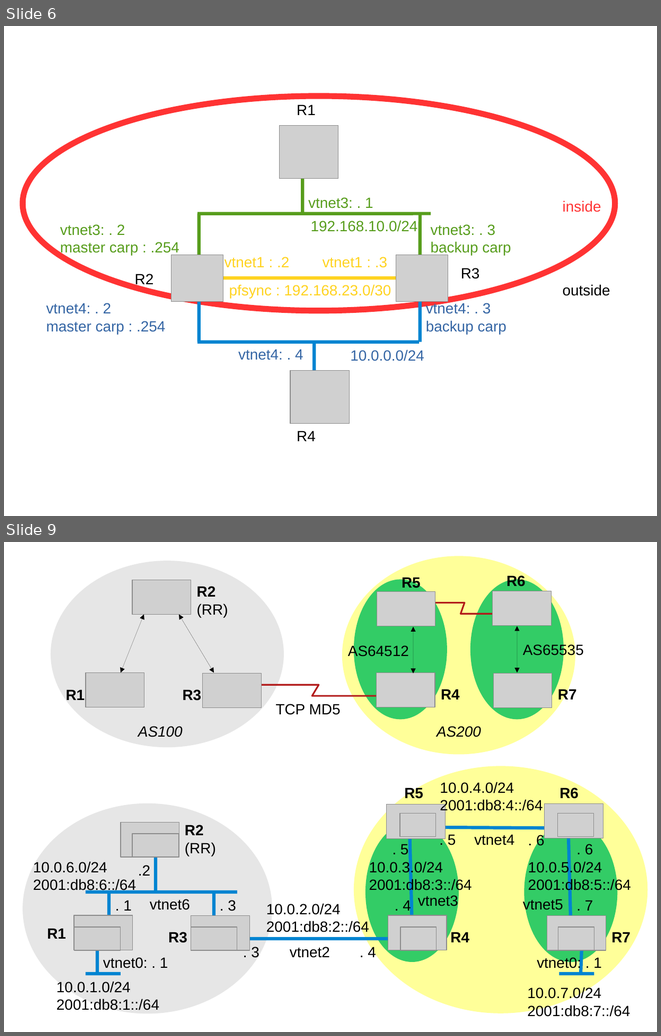
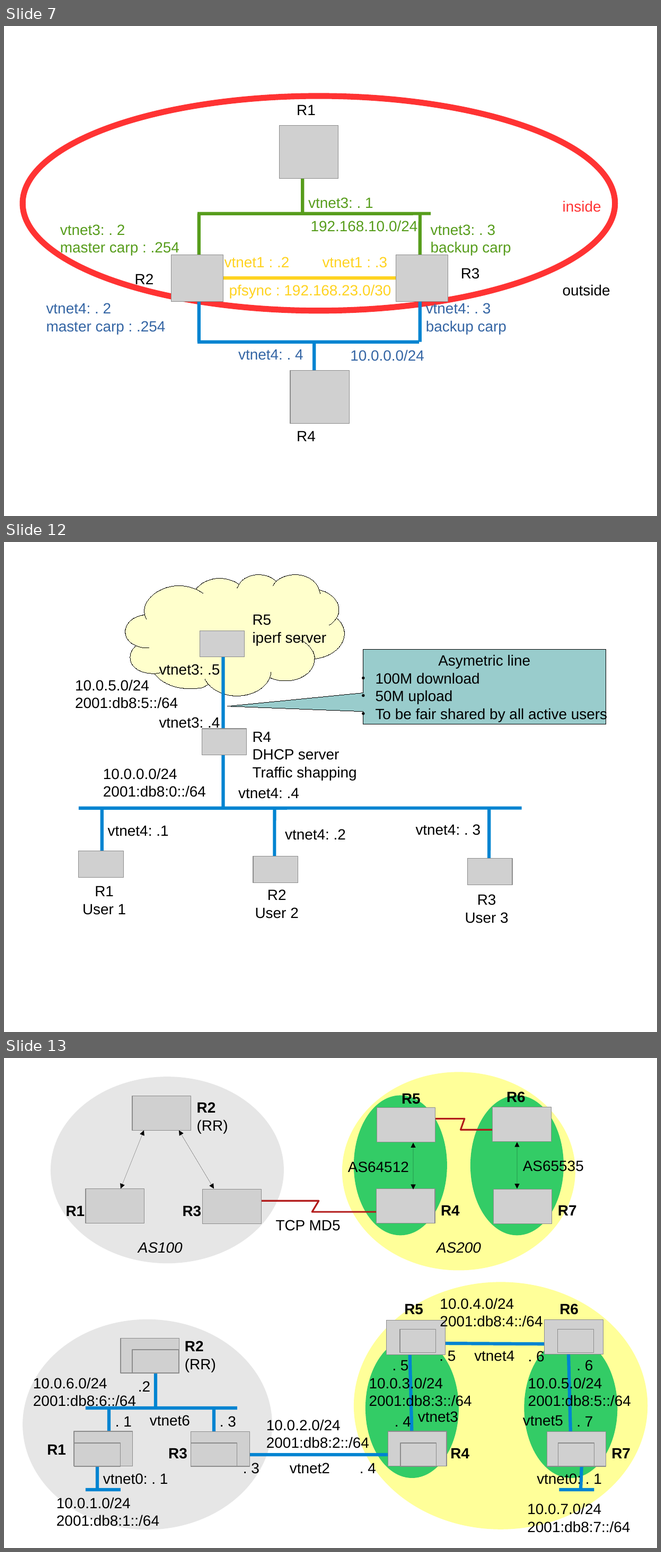
Before and after one commit to ocochard/BSDRP, a slide deck: docs/labs.examples.odp. Shown one above the other, each under a label of ours: slides 6 and 9 before the commit, slides 7, 12 and 13 after it; the slides between them are not shown. The pictures are 661x1036 and 661x1552 pixels, drawn with LibreOffice and Linux fonts; fonts in the diff are those of the drawing; grey boxes stand for pictures. Boxes give left, top, right and bottom in pixels: in the first picture for what was removed or moved away, otherwise in the second. Text is boxed around its words. In the diff, an @@ line names an element or a change of style, - is before the commit and + after.

```diff
--- a/docs/labs.examples.odp
+++ b/docs/labs.examples.odp
@@ slide 12 added at bbox=[4, 542, 657, 1032], background #FFFFFF @@
@@ freeform shape added at bbox=[125, 574, 345, 696], fill #FFFFCC, outline #000000 0 pt @@
@@ text added at bbox=[253, 614, 327, 645], 18 pt, text #000000 @@
+R5
+iperf server
@@ picture added at bbox=[200, 631, 245, 657] @@
@@ line added from (223, 808) to (223, 644), #0084D1 4 pt @@
@@ speech box added at bbox=[363, 649, 606, 724], fill #99CCCC, outline #000000 0 pt, 18 pt, text #000000 @@
+Asymetric line
+● 100M download
+● 50M upload
+● To be fair shared by all active users
@@ text added at bbox=[159, 664, 220, 675], 18 pt, text #000000 @@
+vtnet3: .5
@@ text added at bbox=[75, 679, 178, 708], 18 pt, text #000000 @@
+10.0.5.0/24
+2001:db8:5::/64
@@ text added at bbox=[159, 717, 220, 730], 18 pt, text #000000 @@
+vtnet3: .4
@@ picture added at bbox=[202, 729, 247, 755] @@
@@ text added at bbox=[253, 731, 356, 780], 18 pt, text #000000 @@
+R4
+DHCP server
+Traffic shapping
@@ text added at bbox=[103, 768, 206, 797], 18 pt, text #000000 @@
+10.0.0.0/24
+2001:db8:0::/64
@@ text added at bbox=[238, 787, 299, 799], 18 pt, text #000000 @@
+vtnet4: .4
@@ line added from (522, 808) to (79, 808), #0084D1 4 pt @@
@@ line added from (102, 865) to (102, 808), #0084D1 4 pt @@
@@ line added from (275, 868) to (275, 808), #0084D1 4 pt @@
@@ line added from (489, 870) to (489, 808), #0084D1 4 pt @@
@@ text added at bbox=[108, 825, 168, 836], 18 pt, text #000000 @@
+vtnet4: .1
@@ text added at bbox=[416, 824, 481, 835], 18 pt, text #000000 @@
+vtnet4: . 3
@@ text added at bbox=[285, 829, 346, 840], 18 pt, text #000000 @@
+vtnet4: .2
@@ picture added at bbox=[79, 850, 124, 877] @@
@@ picture added at bbox=[254, 856, 299, 882] @@
@@ picture added at bbox=[468, 858, 513, 884] @@
@@ text added at bbox=[82, 885, 126, 915], 18 pt, text #000000 @@
+R1
+User 1
@@ text added at bbox=[255, 889, 299, 918], 18 pt, text #000000 @@
+R2
+User 2
@@ text added at bbox=[465, 894, 509, 923], 18 pt, text #000000 @@
+R3
+User 3
@@ what was slide 6 is now slide 7 @@
@@ what was slide 9 is now slide 13 @@
```
Also in this commit, not shown: 1 slide changed, 5 other slides added, 2 slides removed, 2 other files.
